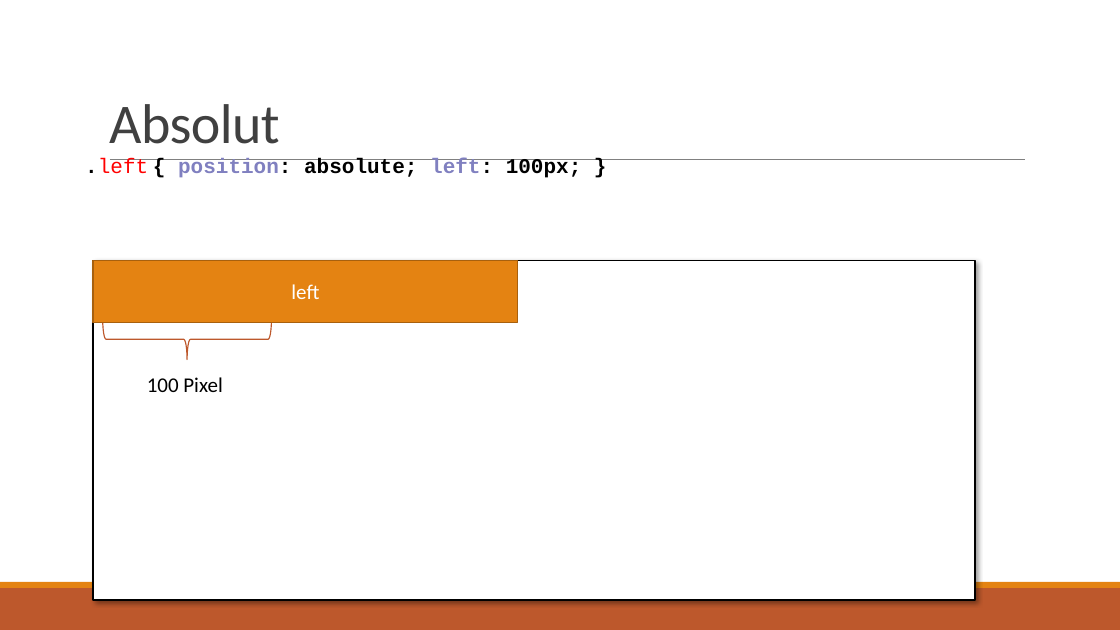
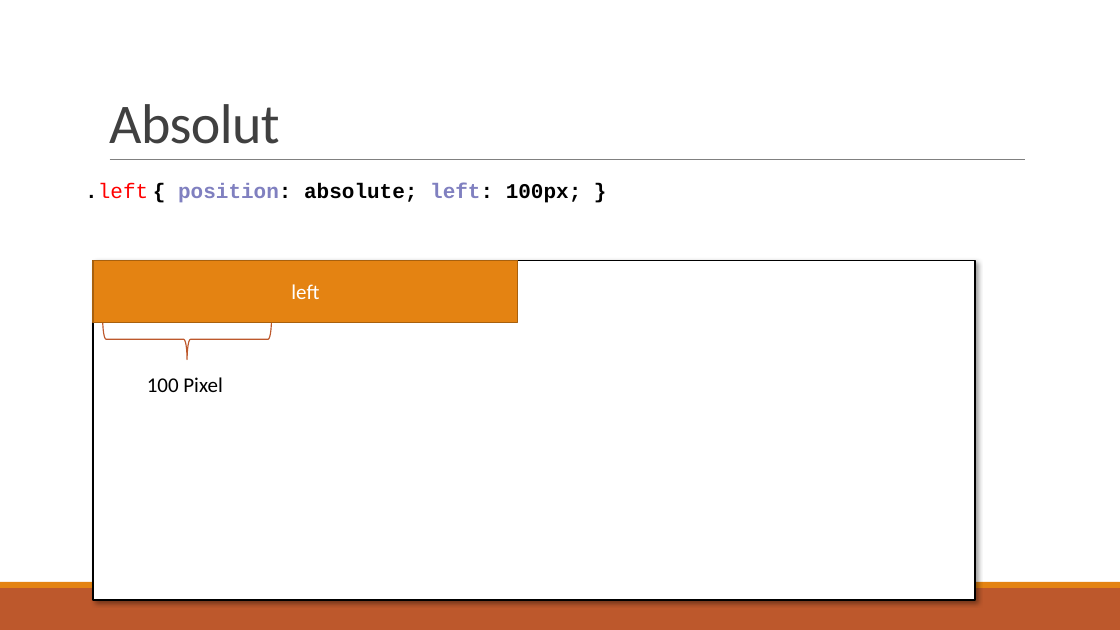
Before and after one commit to JOPA-WIT/web_seminar, a slide deck: slide 22 of Präsentationen/CSS.pptx. Drawn at 1120x630 pixels with LibreOffice and Linux fonts; fonts in the diff are those of the drawing. Boxes give left, top, right and bottom in pixels: in the first picture for what was removed or moved away, otherwise in the second. Text is boxed around its words. In the diff, an @@ line names an element or a change of style, - is before the commit and + after.

```diff
--- a/Präsentationen/CSS.pptx
+++ b/Präsentationen/CSS.pptx
@@ text ".left { position: absolute; left: ...": place and size @@
-text ".left { position: absolute; left: ..." at [85,158,582,178]
+text ".left { position: absolute; left: ..." at [85,183,582,203]
```
Also in this commit, not shown: 1 other slide changed, 1 slide added, 7 other files.
